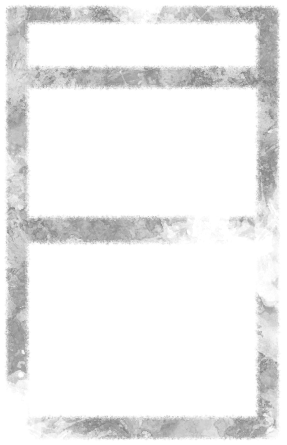
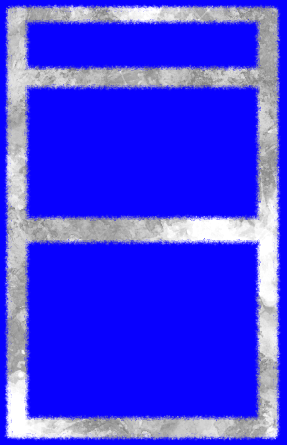
Two versions of the same layered image (287x445). Layer-by-layer changes:
showed "Background" over box(0, 0, 287, 445)
